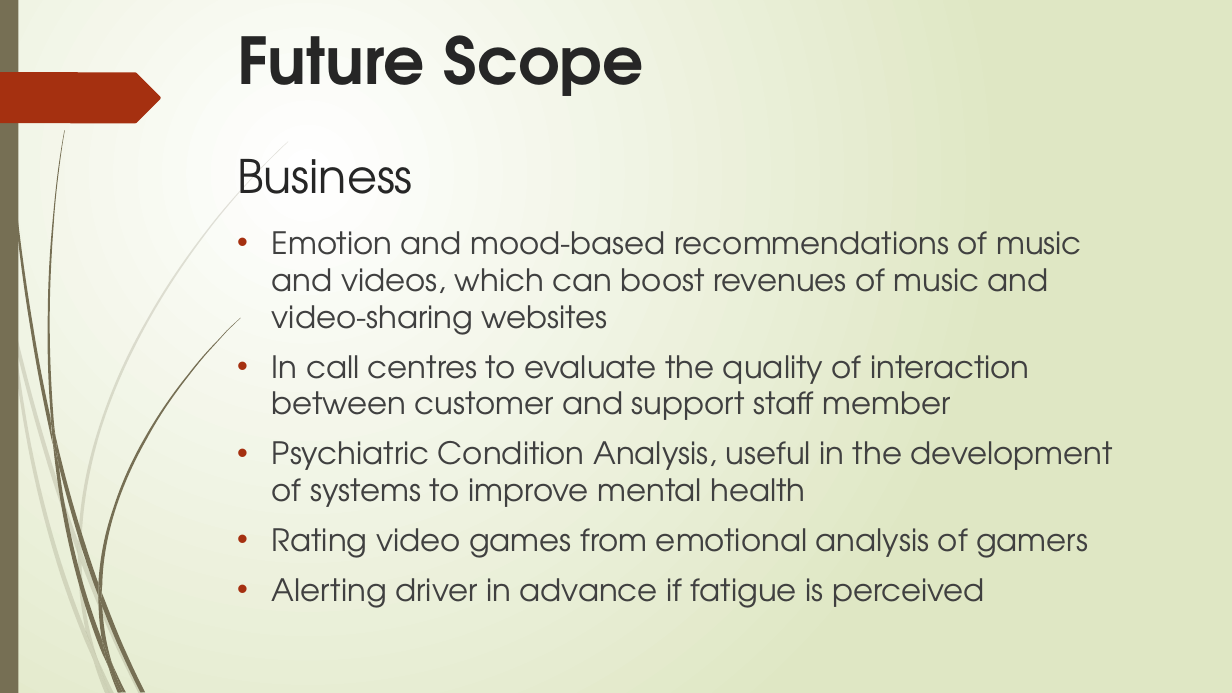
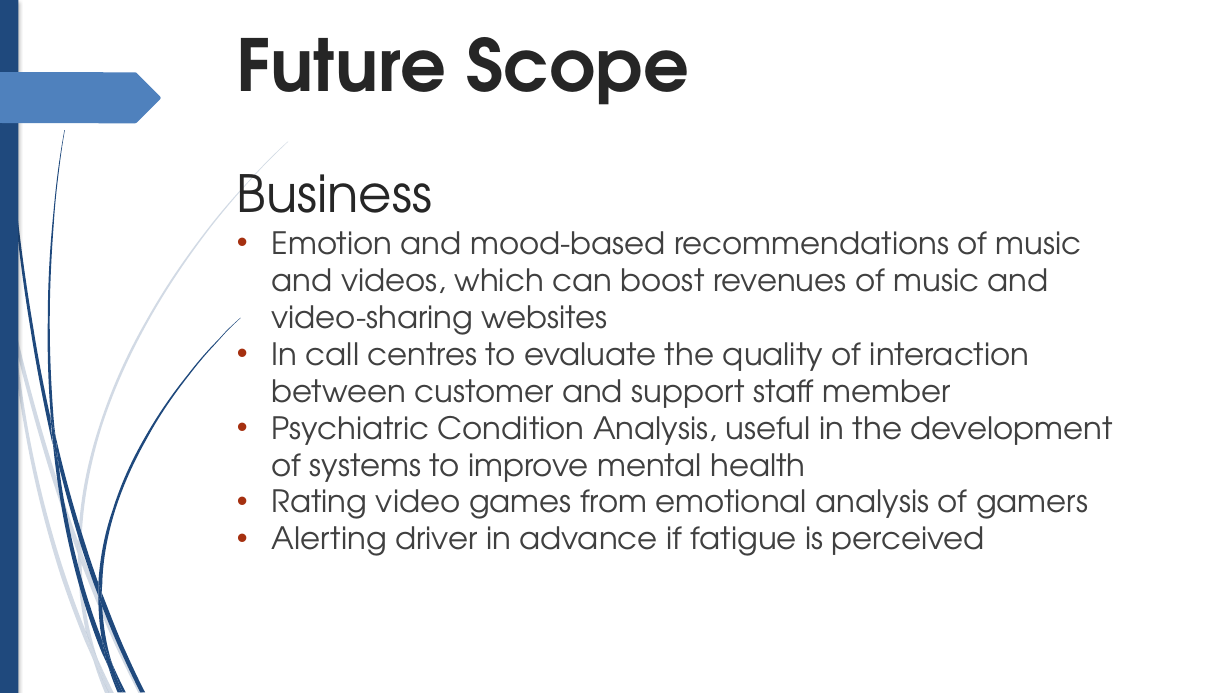
Before and after one commit to pprabh2007/speceman, a slide deck: slide 3 of SPECEMAN.pptx. Drawn at 1232x693 pixels with LibreOffice and Linux fonts; fonts in the diff are those of the drawing. Boxes give left, top, right and bottom in pixels: in the first picture for what was removed or moved away, otherwise in the second. Text is boxed around its words. In the diff, an @@ line names an element or a change of style, - is before the commit and + after.

```diff
--- a/SPECEMAN.pptx
+++ b/SPECEMAN.pptx
@@ background gradient #FFFFFF to #DFE8C4 to #FFFFFF @@
@@ rectangle at (0, 0, 18, 693): fill #766F54 to #1F497D; shadow on @@
@@ text "Future Scope Business" at (237, 37, 689, 237): size 50.4 to 56 pt in "Future Scope"; size 36 to 40 pt in "Business" @@
@@ freeform shape at (0, 72, 161, 123): fill #A53010 to #4F81BD; outline redrawn @@
@@ fill #766F54 to #1F497D; outline redrawn in 6 elements at (3, 0, 53, 445), (102, 592, 145, 692), (98, 318, 240, 592), (98, 596, 112, 665), (98, 583, 102, 606), (47, 130, 65, 436) @@
@@ text "Emotion and mood-based recommendations of ..." at (272, 231, 1113, 556): indent changed; less space between paragraphs @@
@@ fill #766F54 to #1F497D in 6 elements at (55, 436, 98, 596), (113, 665, 127, 693), (51, 415, 59, 467), (108, 667, 120, 693), (102, 639, 123, 692), (53, 441, 108, 666) @@
@@ fill #766F54 at 20% opacity to #1F497D at 20% opacity in 3 elements at (97, 657, 115, 693), (93, 660, 110, 693), (78, 542, 81, 564) @@
@@ fill #766F54 at 20% opacity to #1F497D at 20% opacity; outline redrawn in 7 elements at (0, 261, 10, 323), (13, 319, 79, 554), (81, 551, 143, 693), (10, 323, 93, 660), (78, 554, 97, 657), (79, 141, 288, 551), (86, 631, 110, 693) @@
```
Also in this commit, not shown: 2 other slides changed, 1 slide added, 1 slide removed.
